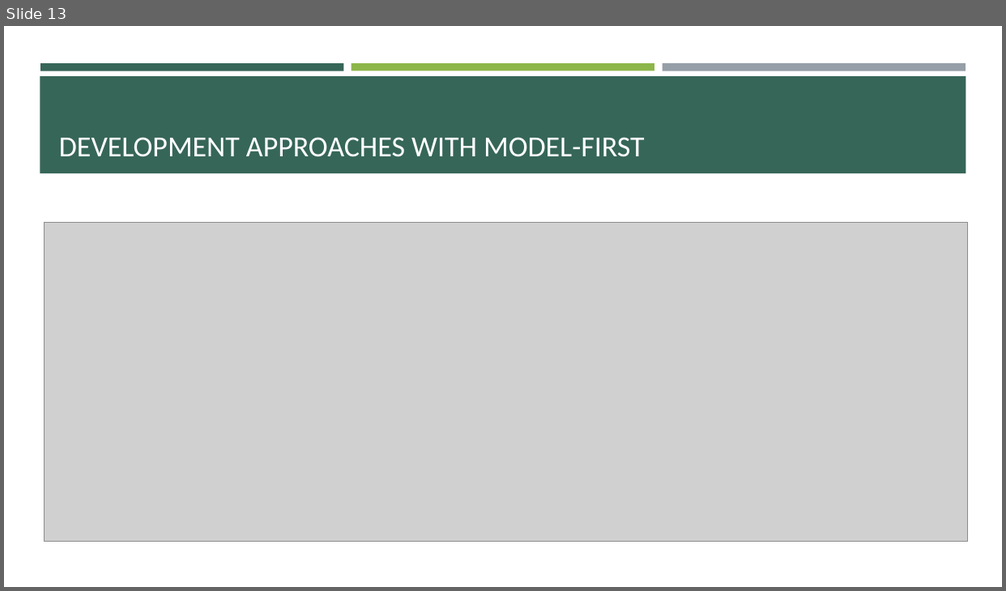
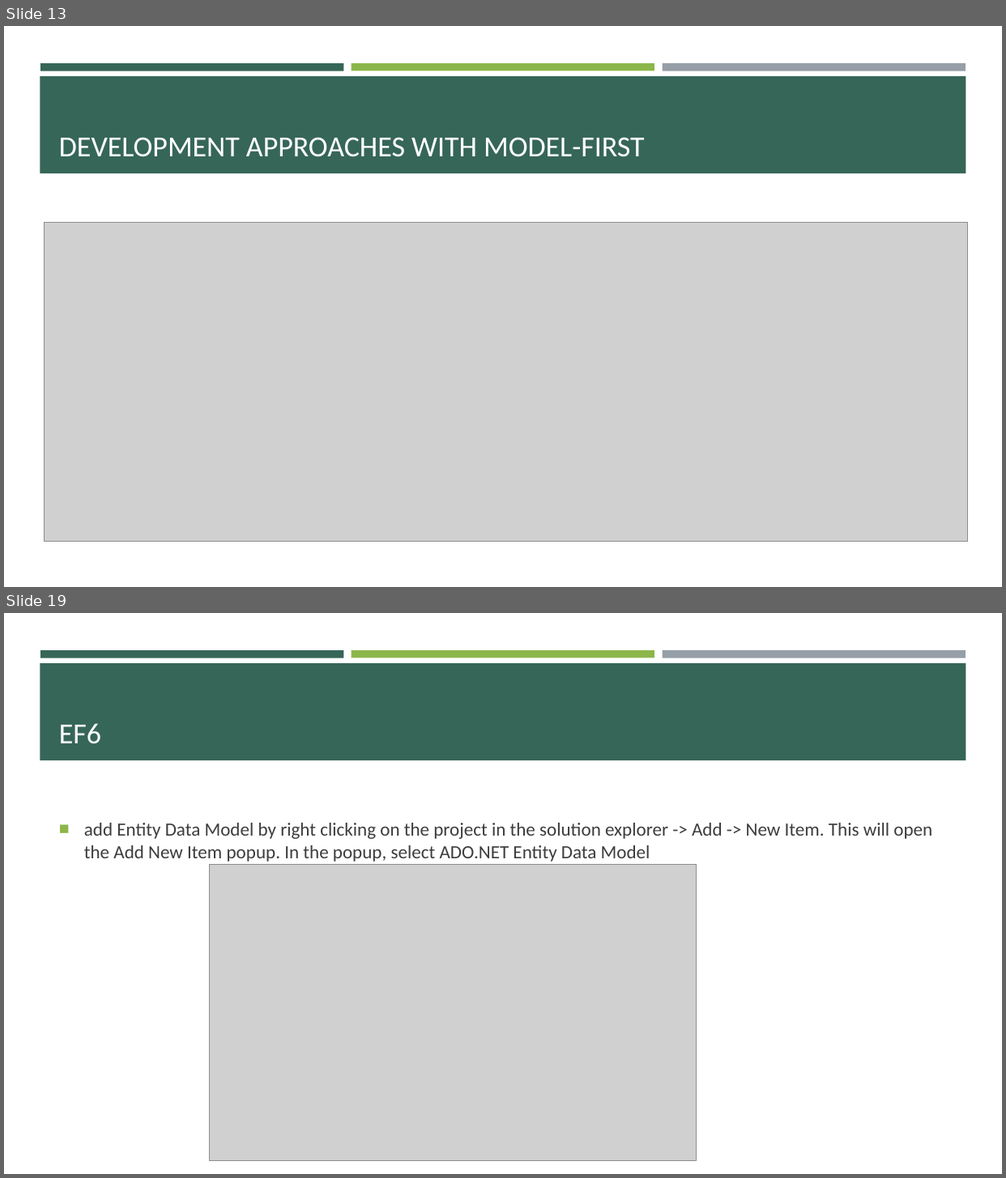
Before and after one commit to BunditSpace/Backend-Training, a slide deck: entity framework/Entity Framework.pptx. Shown one above the other, each under a label of ours: slide 13 before the commit, slides 13 and 19 after it; the slides between them are not shown. The pictures are 1006x591 and 1006x1178 pixels, drawn with LibreOffice and Linux fonts; fonts in the diff are those of the drawing; grey boxes stand for pictures. Boxes give left, top, right and bottom in pixels: in the first picture for what was removed or moved away, otherwise in the second. Text is boxed around its words. In the diff, an @@ line names an element or a change of style, - is before the commit and + after.

Commit message:
update entity framework content

```diff
--- a/entity framework/Entity Framework.pptx
+++ b/entity framework/Entity Framework.pptx
@@ slide 19 added at (4, 613, 1002, 1174), background #FFFFFF; not listed: 4 template elements that a slide beside it also shows @@
@@ title added at (59, 723, 101, 744), 28 pt, text #FFFFFF @@
+EF6
@@ text added at (84, 823, 932, 862), 18 pt, text #3D3D3D @@
+■ add Entity Data Model by right clicking on the project in the solution explorer -> Add -> New Item. This will open the Add New Item popup. In the popup, select ADO.NET Entity Data Model
@@ picture added at (209, 865, 696, 1161) @@
```
Also in this commit, not shown: 1 slide changed, 13 other slides added, 1 slide removed, 12 other files.
